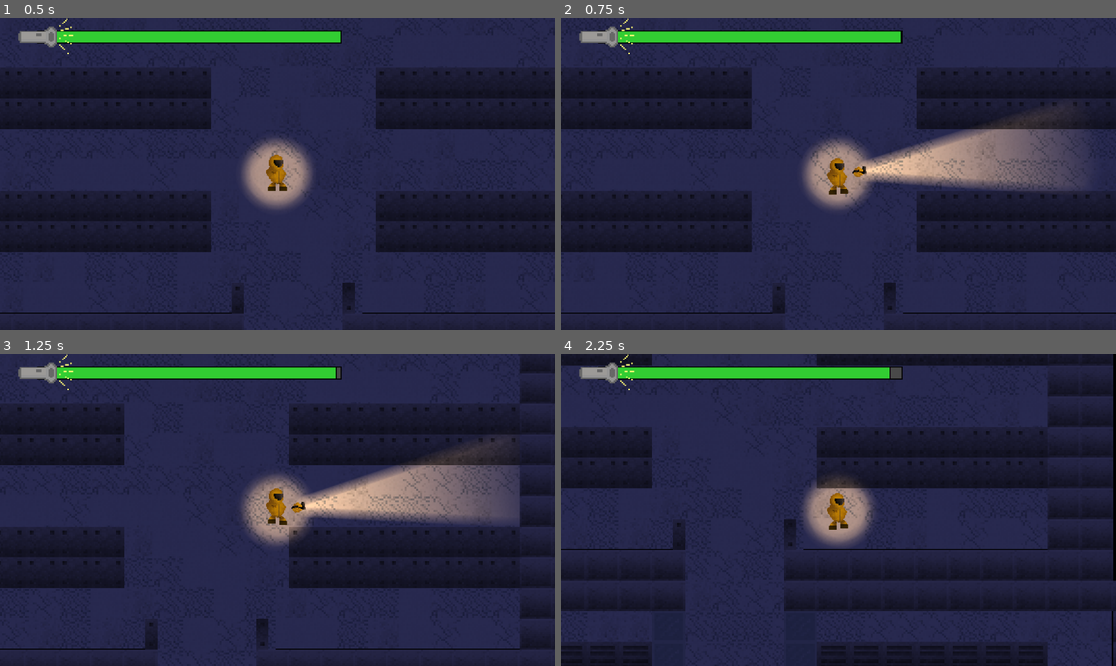
Above: before the commit, frames 1-4 (two rows, left to right).
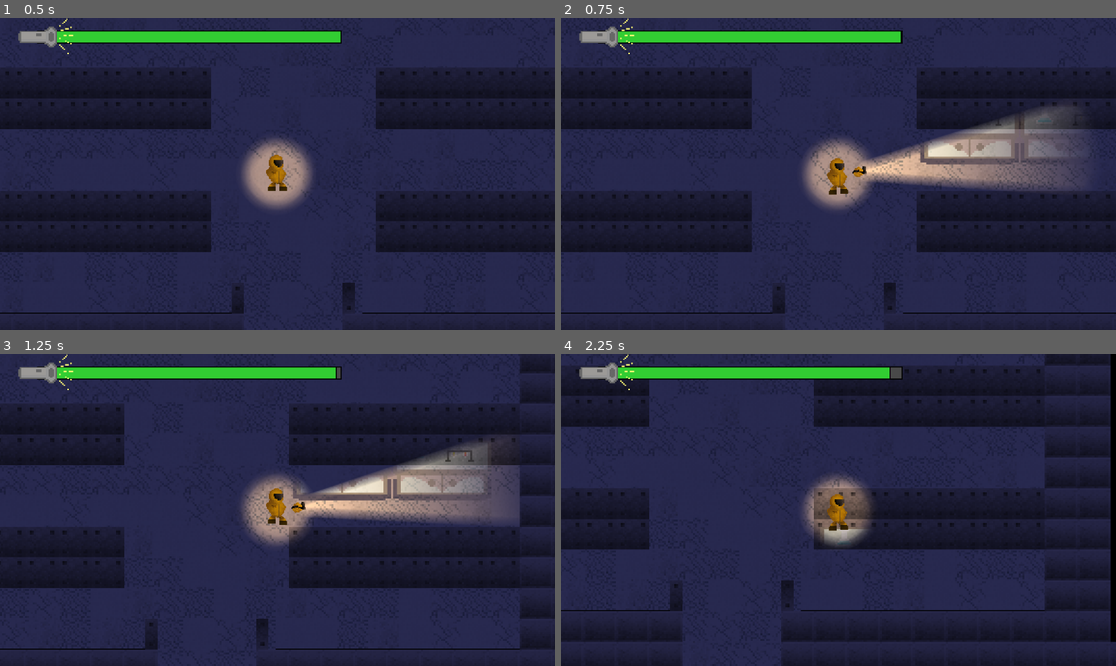
Above: after the commit, the same moments.

Repository: DonatoClemente/haphazard
Game: Godot game, scene res://mainworld.tscn
Same seed, same stepped clock (60 frames per second), same inputs: the game is played once before the commit and once after it. This scene is started directly instead of the project's main scene. Sound files missing from this copy of the repository are replaced by a short silence.
Inputs (mouse positions are in pixels of both pictures, inside the frame that each line leads up to):
- Up to frame 1 (0.5 s): no input
- Up to frame 2 (0.75 s): tap Enter (ui_accept) at 0.5 s; move the mouse to (960, 158) at 0.52 s; hold D (move_right) from 0.53 s (still down); click (960, 158) at 0.6 s
- Up to frame 3 (1.25 s): keep holding D (move_right); tap Enter (ui_accept) at 0.77 s
- Up to frame 4 (2.25 s): move the mouse to (727, 525) at 1.27 s; release D (move_right) at 1.28 s; hold S (move_down) 1.28-2.03 s; tap E (interact) at 1.35 s; tap Enter (ui_accept) at 1.52 s; move the mouse to (894, 441) at 2.02 s; hold D (move_right) from 2.03 s (still down); click (894, 441) at 2.1 s

Frame 1 is identical in both runs. In frame 2, 1.8% of the frame differs, in the area x 64-91%, y 29-47%; in frame 3, 2.3%; in frame 4, 37%, in the area x 0-100%, y 0-100%.

Commit message:
Added extra level clutter

Diff:
--- a/mainworld.tscn
+++ b/mainworld.tscn
@@ -20,9 +20,13 @@
 [ext_resource type="Texture2D" uid="uid://dy7rssg0fuhjs" path="res://Assets/2D Art/Textbox.png" id="17_djv70"]
 [ext_resource type="Script" path="res://point_light_2d.gd" id="17_tthte"]
 [ext_resource type="Script" path="res://Interactable components/interactable.gd" id="18_cnace"]
+[ext_resource type="Texture2D" uid="uid://bav5rer5ky5vj" path="res://Assets/2D Art/Broken_LabVat.png" id="19_p110h"]
 [ext_resource type="Script" path="res://door.gd" id="20_no1ac"]
+[ext_resource type="Texture2D" uid="uid://bg0b0lfonolto" path="res://Assets/2D Art/Lab Table.png" id="20_ue0rn"]
 [ext_resource type="Script" path="res://UI Component/progress_bar.gd" id="21_caodi"]
+[ext_resource type="Texture2D" uid="uid://qjms0tdjm407" path="res://Assets/2D Art/Vat.png" id="21_eot0e"]
 [ext_resource type="Texture2D" uid="uid://btpiqvyj7ka57" path="res://Assets/Art/flash_on.png" id="22_7schx"]
+[ext_resource type="Texture2D" uid="uid://bfh8n7wu3gwk0" path="res://Assets/2D Art/dead body.PNG" id="22_o0u7h"]
 [ext_resource type="Texture2D" uid="uid://bofvgh465p51l" path="res://Assets/Art/flash_off.png" id="23_1dg8f"]
 [ext_resource type="PackedScene" path="res://Scenes/monster.tscn" id="23_41g7a"]
 [ext_resource type="AudioStream" uid="uid://bpwcu13qsks14" path="res://Assets/Trey's Music/Unease _ambiance/Unease_animal hoots.wav" id="26_ayq83"]
@@ -155,6 +159,26 @@
 [sub_resource type="RectangleShape2D" id="RectangleShape2D_t7e2m"]
 size = Vector2(29, 87)
 
+[sub_resource type="RectangleShape2D" id="RectangleShape2D_xv41n"]
+size = Vector2(34, 72)
+
+[sub_resource type="CanvasItemMaterial" id="CanvasItemMaterial_gmqcs"]
+
+[sub_resource type="CanvasItemMaterial" id="CanvasItemMaterial_uy5sa"]
+light_mode = 2
+
+[sub_resource type="RectangleShape2D" id="RectangleShape2D_torng"]
+size = Vector2(49, 27)
+
+[sub_resource type="CanvasItemMaterial" id="CanvasItemMaterial_1uvg5"]
+light_mode = 2
+
+[sub_resource type="RectangleShape2D" id="RectangleShape2D_rrbsg"]
+size = Vector2(36, 36)
+
+[sub_resource type="CanvasItemMaterial" id="CanvasItemMaterial_glm7v"]
+light_mode = 2
+
 [sub_resource type="RectangleShape2D" id="RectangleShape2D_wqjba"]
 size = Vector2(45, 20)
 
@@ -177,6 +201,7 @@
 [node name="Node2D" type="Node2D"]
 
 [node name="Settings" parent="." instance=ExtResource("1_2nust")]
+visible = false
 
 [node name="TextPrompt" type="Node2D" parent="."]
 
@@ -498,6 +523,224 @@
 
 [node name="Elevator" type="CollisionShape2D" parent="---------------Enviroments---------------/PointLight2D/Elevator"]
 shape = SubResource("RectangleShape2D_t7e2m")
+
+[node name="Broken Vat" type="StaticBody2D" parent="---------------Enviroments---------------"]
+position = Vector2(148, -46)
+
+[node name="CollisionShape2D" type="CollisionShape2D" parent="---------------Enviroments---------------/Broken Vat"]
+position = Vector2(0, 26)
+shape = SubResource("RectangleShape2D_xv41n")
+
+[node name="Sprite2D" type="Sprite2D" parent="---------------Enviroments---------------/Broken Vat"]
+light_mask = 2
+visibility_layer = 2
+material = SubResource("CanvasItemMaterial_gmqcs")
+texture = ExtResource("19_p110h")
+
+[node name="Table" type="Sprite2D" parent="---------------Enviroments---------------"]
+light_mask = 3
+visibility_layer = 3
+y_sort_enabled = true
+material = SubResource("CanvasItemMaterial_uy5sa")
+position = Vector2(55, 84)
+texture = ExtResource("20_ue0rn")
+
+[node name="StaticBody2D" type="StaticBody2D" parent="---------------Enviroments---------------/Table"]
+
+[node name="CollisionShape2D" type="CollisionShape2D" parent="---------------Enviroments---------------/Table/StaticBody2D"]
+position = Vector2(-0.5, -8.5)
+shape = SubResource("RectangleShape2D_torng")
+
+[node name="Table2" type="Sprite2D" parent="---------------Enviroments---------------"]
+light_mask = 3
+visibility_layer = 3
+y_sort_enabled = true
+material = SubResource("CanvasItemMaterial_uy5sa")
+position = Vector2(195, 85)
+texture = ExtResource("20_ue0rn")
+
+[node name="StaticBody2D" type="StaticBody2D" parent="---------------Enviroments---------------/Table2"]
+
+[node name="CollisionShape2D" type="CollisionShape2D" parent="---------------Enviroments---------------/Table2/StaticBody2D"]
+position = Vector2(-0.5, -8.5)
+shape = SubResource("RectangleShape2D_torng")
+
+[node name="Table3" type="Sprite2D" parent="---------------Enviroments---------------"]
+light_mask = 3
+visibility_layer = 3
+y_sort_enabled = true
+material = SubResource("CanvasItemMaterial_uy5sa")
+position = Vector2(247, 85)
+texture = ExtResource("20_ue0rn")
+
+[node name="StaticBody2D" type="StaticBody2D" parent="---------------Enviroments---------------/Table3"]
+
+[node name="CollisionShape2D" type="CollisionShape2D" parent="---------------Enviroments---------------/Table3/StaticBody2D"]
+position = Vector2(-0.5, -8.5)
+shape = SubResource("RectangleShape2D_torng")
+
+[node name="Table4" type="Sprite2D" parent="---------------Enviroments---------------"]
+light_mask = 3
+visibility_layer = 3
+y_sort_enabled = true
+material = SubResource("CanvasItemMaterial_uy5sa")
+position = Vector2(196, 150)
+texture = ExtResource("20_ue0rn")
+
+[node name="StaticBody2D" type="StaticBody2D" parent="---------------Enviroments---------------/Table4"]
+
+[node name="CollisionShape2D" type="CollisionShape2D" parent="---------------Enviroments---------------/Table4/StaticBody2D"]
+position = Vector2(-0.5, -8.5)
+shape = SubResource("RectangleShape2D_torng")
+
+[node name="Table5" type="Sprite2D" parent="---------------Enviroments---------------"]
+light_mask = 3
+visibility_layer = 3
+y_sort_enabled = true
+material = SubResource("CanvasItemMaterial_uy5sa")
+position = Vector2(216, 422)
+texture = ExtResource("20_ue0rn")
+
+[node name="StaticBody2D" type="StaticBody2D" parent="---------------Enviroments---------------/Table5"]
+
+[node name="CollisionShape2D" type="CollisionShape2D" parent="---------------Enviroments---------------/Table5/StaticBody2D"]
+position = Vector2(-0.5, -8.5)
+shape = SubResource("RectangleShape2D_torng")
+
+[node name="Table6" type="Sprite2D" parent="---------------Enviroments---------------"]
+light_mask = 3
+visibility_layer = 3
+y_sort_enabled = true
+material = SubResource("CanvasItemMaterial_uy5sa")
+position = Vector2(272, 422)
+texture = ExtResource("20_ue0rn")
+
+[node name="StaticBody2D" type="StaticBody2D" parent="---------------Enviroments---------------/Table6"]
+
+[node name="CollisionShape2D" type="CollisionShape2D" parent="---------------Enviroments---------------/Table6/StaticBody2D"]
+position = Vector2(-0.5, -8.5)
+shape = SubResource("RectangleShape2D_torng")
+
+[node name="Vat" type="Sprite2D" parent="---------------Enviroments---------------"]
+light_mask = 2
+visibility_layer = 2
+material = SubResource("CanvasItemMaterial_1uvg5")
+position = Vector2(524, 561)
+texture = ExtResource("21_eot0e")
+
+[node name="StaticBody2D" type="StaticBody2D" parent="---------------Enviroments---------------/Vat"]
+
+[node name="CollisionShape2D" type="CollisionShape2D" parent="---------------Enviroments---------------/Vat/StaticBody2D"]
+position = Vector2(-2, -8)
+shape = SubResource("RectangleShape2D_rrbsg")
+
+[node name="Vat2" type="Sprite2D" parent="---------------Enviroments---------------"]
+light_mask = 2
+visibility_layer = 2
+material = SubResource("CanvasItemMaterial_1uvg5")
+position = Vector2(555, 631)
+texture = ExtResource("21_eot0e")
+
+[node name="StaticBody2D" type="StaticBody2D" parent="---------------Enviroments---------------/Vat2"]
+
+[node name="CollisionShape2D" type="CollisionShape2D" parent="---------------Enviroments---------------/Vat2/StaticBody2D"]
+position = Vector2(-2, -8)
+shape = SubResource("RectangleShape2D_rrbsg")
+
+[node name="Vat3" type="Sprite2D" parent="---------------Enviroments---------------"]
+light_mask = 2
+visibility_layer = 2
+material = SubResource("CanvasItemMaterial_1uvg5")
+position = Vector2(453, 463)
+texture = ExtResource("21_eot0e")
+
+[node name="StaticBody2D" type="StaticBody2D" parent="---------------Enviroments---------------/Vat3"]
+
+[node name="CollisionShape2D" type="CollisionShape2D" parent="---------------Enviroments---------------/Vat3/StaticBody2D"]
+position = Vector2(-2, -8)
+shape = SubResource("RectangleShape2D_rrbsg")
+
+[node name="Vat4" type="Sprite2D" parent="---------------Enviroments---------------"]
+light_mask = 2
+visibility_layer = 2
+material = SubResource("CanvasItemMaterial_1uvg5")
+position = Vector2(751, 392)
+texture = ExtResource("21_eot0e")
+
+[node name="StaticBody2D" type="StaticBody2D" parent="---------------Enviroments---------------/Vat4"]
+
+[node name="CollisionShape2D" type="CollisionShape2D" parent="---------------Enviroments---------------/Vat4/StaticBody2D"]
+position = Vector2(-2, -8)
+shape = SubResource("RectangleShape2D_rrbsg")
+
+[node name="Vat5" type="Sprite2D" parent="---------------Enviroments---------------"]
+light_mask = 2
+visibility_layer = 2
+material = SubResource("CanvasItemMaterial_1uvg5")
+position = Vector2(-27, 427)
+texture = ExtResource("21_eot0e")
+flip_h = true
+
+[node name="StaticBody2D" type="StaticBody2D" parent="---------------Enviroments---------------/Vat5"]
+
+[node name="CollisionShape2D" type="CollisionShape2D" parent="---------------Enviroments---------------/Vat5/StaticBody2D"]
+position = Vector2(-2, -8)
+shape = SubResource("RectangleShape2D_rrbsg")
+
+[node name="Dead Body" type="Sprite2D" parent="---------------Enviroments---------------"]
+light_mask = 3
+visibility_layer = 3
+material = SubResource("CanvasItemMaterial_glm7v")
+position = Vector2(176, 501)
+scale = Vector2(0.51, 0.51)
+texture = ExtResource("22_o0u7h")
+flip_h = true
+
+[node name="Dead Body2" type="Sprite2D" parent="---------------Enviroments---------------"]
+light_mask = 3
+visibility_layer = 3
+material = SubResource("CanvasItemMaterial_glm7v")
+position = Vector2(383, 560)
+scale = Vector2(0.45, 0.45)
+texture = ExtResource("22_o0u7h")
+
+[node name="Dead Body3" type="Sprite2D" parent="---------------Enviroments---------------"]
+light_mask = 3
+visibility_layer = 3
+material = SubResource("CanvasItemMaterial_glm7v")
+position = Vector2(745, 832)
+scale = Vector2(0.45, 0.45)
+texture = ExtResource("22_o0u7h")
+flip_h = true
+
+[node name="Dead Body4" type="Sprite2D" parent="---------------Enviroments---------------"]
+light_mask = 3
+visibility_layer = 3
+material = SubResource("CanvasItemMaterial_glm7v")
+position = Vector2(461, 1002)
+scale = Vector2(0.45, 0.45)
+texture = ExtResource("22_o0u7h")
+
+[node name="Vat6" type="Sprite2D" parent="---------------Enviroments---------------"]
+light_mask = 2
+visibility_layer = 2
+material = SubResource("CanvasItemMaterial_1uvg5")
+position = Vector2(240, 1003)
+texture = ExtResource("21_eot0e")
+
+[node name="StaticBody2D" type="StaticBody2D" parent="---------------Enviroments---------------/Vat6"]
+
+[node name="CollisionShape2D" type="CollisionShape2D" parent="---------------Enviroments---------------/Vat6/StaticBody2D"]
+position = Vector2(-2, -8)
+shape = SubResource("RectangleShape2D_rrbsg")
+
+[node name="Dead Body5" type="Sprite2D" parent="---------------Enviroments---------------"]
+light_mask = 3
+visibility_layer = 3
+material = SubResource("CanvasItemMaterial_glm7v")
+position = Vector2(559, 389)
+scale = Vector2(0.5, 0.5)
+texture = ExtResource("22_o0u7h")
 
 [node name="DoorWall" type="StaticBody2D" parent="."]
 position = Vector2(648, 816)
Binary file added: Assets/2D Art/Broken_LabVat.png
Not shown, added: Assets/2D Art/Broken_LabVat.png.import
Binary file added: Assets/2D Art/Lab Table.png
Not shown, added: Assets/2D Art/Lab Table.png.import
Binary file added: Assets/2D Art/Vat.png
Not shown, added: Assets/2D Art/Vat.png.import
Binary file added: Assets/2D Art/dead body.PNG
Not shown, added: Assets/2D Art/dead body.PNG.import
Not shown: 1 places in mainworld.tscn that only renumber resources
